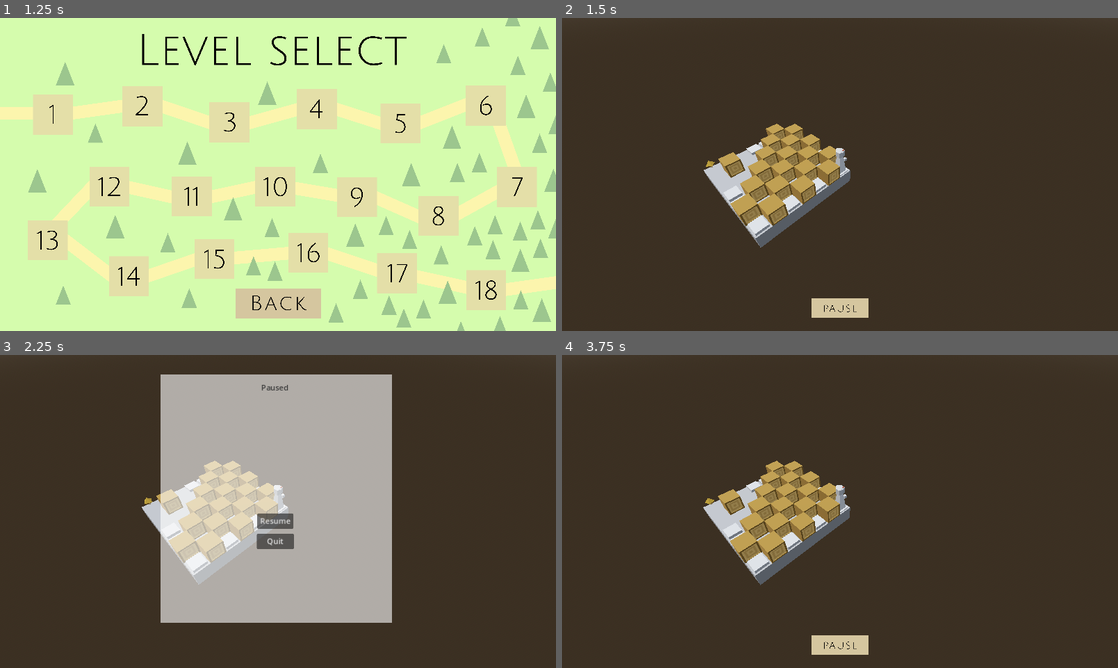
Above: before the commit, frames 1-4 (two rows, left to right).
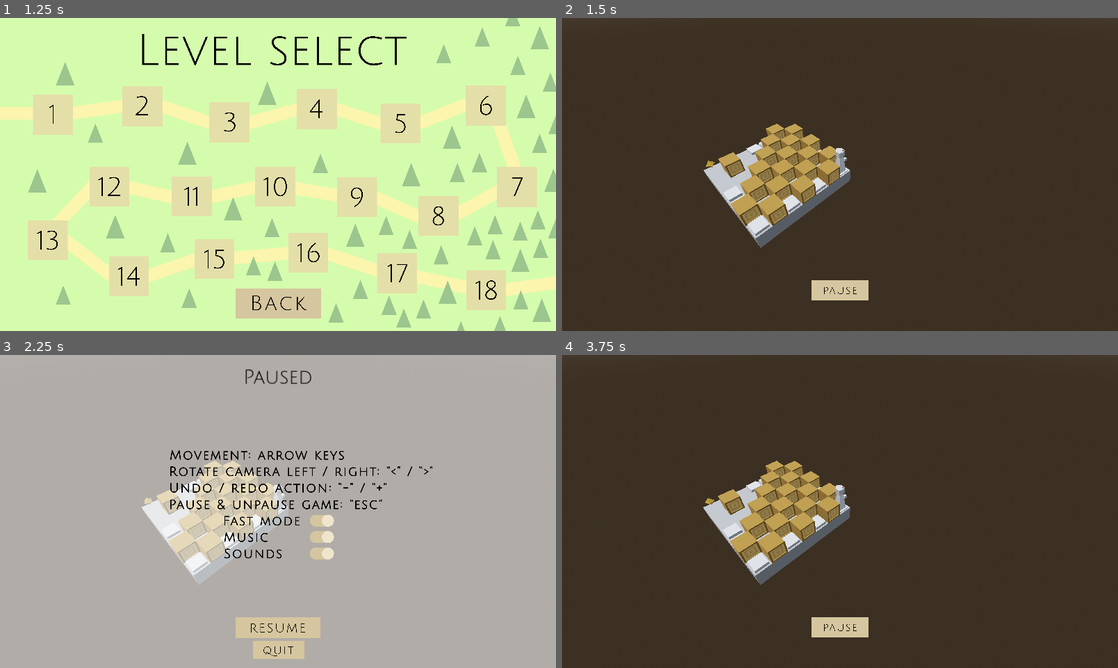
Above: after the commit, the same moments.

Repository: Jnight1104/Iso-Journey
Game: Godot game, scene res://Scenes/Main_menu.tscn
Two runs of this game, one before a commit and one after it. Both use one fixed random seed, a clock stepped at 60 frames per second and the inputs below. The project has no main scene, so this scene is started directly.
Inputs (mouse positions are in pixels of both pictures, inside the frame that each line leads up to; where the layout moved, square brackets give the same spot in the first picture):
- Up to frame 1 (1.25 s): click (278, 224) at 0.5 s
- Up to frame 2 (1.5 s): click (706, 105) at 1.25 s
- Up to frame 3 (2.25 s): click (278, 627) [278, 646] at 2 s
- Up to frame 4 (3.75 s): click (840, 627) [840, 520] at 2.75 s; tap Enter at 3.5 s; move the mouse to (962, 495) at 3.52 s; hold Right (ui_right) from 3.53 s (still down)

Frame 1 is identical in both runs. In frame 2, 1.2% of the frame differs, in the area x 44-56%, y 83-96%; in frame 3, 70%, in the area x 0-100%, y 0-100%; in frame 4, 1.2%.

Commit message:
Implemented pause menu UI

Diff:
--- a/Scenes/Pause_menu.tscn
+++ b/Scenes/Pause_menu.tscn
@@ -1,10 +1,78 @@
-[gd_scene load_steps=4 format=3 uid="uid://3rbwyri5ri08"]
+[gd_scene load_steps=27 format=3 uid="uid://3rbwyri5ri08"]
 
 [ext_resource type="Script" path="res://Scripts/pause_menu.gd" id="1_vwd16"]
 [ext_resource type="Texture2D" uid="uid://dyulioenpxa68" path="res://Assets/Pause button.png" id="2_n2cdv"]
+[ext_resource type="FontFile" uid="uid://cc6oei8kggppy" path="res://Assets/JuliusSansOne-Regular.ttf" id="2_quptw"]
+[ext_resource type="Texture2D" uid="uid://br0a56m3b1ss8" path="res://Assets/Resume button.png" id="3_hy5sn"]
+[ext_resource type="Texture2D" uid="uid://csvvwa3bf0hoy" path="res://Assets/Quit button2.png" id="4_tn3ls"]
+[ext_resource type="Texture2D" uid="uid://bmwgynvcgfejo" path="res://Assets/Movement_ arrow keys.png" id="6_nx0qj"]
+[ext_resource type="Texture2D" uid="uid://dts0bfl214g6x" path="res://Assets/Rotate camera.png" id="7_0wadd"]
+[ext_resource type="Texture2D" uid="uid://beb0giaj3hce2" path="res://Assets/Undo redo action.png" id="8_pwfmr"]
+[ext_resource type="Texture2D" uid="uid://b2nls1wxhgnf0" path="res://Assets/Pause & unpause game_ “esc”.png" id="9_am17u"]
+[ext_resource type="Texture2D" uid="uid://k8jhvu164xek" path="res://Assets/Fast mode.png" id="10_d01kx"]
+[ext_resource type="Texture2D" uid="uid://dp6dtdgi2ksxk" path="res://Assets/Music.png" id="11_c1bpb"]
+[ext_resource type="Texture2D" uid="uid://do7k4scqsits0" path="res://Assets/Sounds.png" id="12_en70w"]
+[ext_resource type="Texture2D" uid="uid://cvf4pam3m78cl" path="res://Assets/Toggle frame 1.png" id="13_lc8dp"]
+[ext_resource type="Texture2D" uid="uid://bg28bnf0m5qo3" path="res://Assets/Toggle frame 2.png" id="14_1nwty"]
+[ext_resource type="Texture2D" uid="uid://dj027erw072e8" path="res://Assets/Toggle frame 3.png" id="15_jq2f6"]
+[ext_resource type="Texture2D" uid="uid://cl5dg01lipnd3" path="res://Assets/Toggle frame 4.png" id="16_33any"]
+[ext_resource type="Texture2D" uid="uid://cq4wr8wjnjggd" path="res://Assets/Toggle frame 5.png" id="17_xfy2b"]
+[ext_resource type="Texture2D" uid="uid://qmmdsrnj0qqy" path="res://Assets/Toggle frame 6.png" id="18_l7vp5"]
+[ext_resource type="Texture2D" uid="uid://d31gfkbr0xjpi" path="res://Assets/Toggle frame 7.png" id="19_h8tja"]
+[ext_resource type="Texture2D" uid="uid://cnd1456jligw4" path="res://Assets/Toggle frame 8.png" id="20_140if"]
+[ext_resource type="Texture2D" uid="uid://rerphcqprglc" path="res://Assets/Toggle frame 9.png" id="21_pidh1"]
+[ext_resource type="Texture2D" uid="uid://cr8swxc48shre" path="res://Assets/Toggle frame 10.png" id="22_oq7y2"]
+[ext_resource type="Texture2D" uid="uid://4fq42ek4n2bu" path="res://Assets/Toggle frame 11.png" id="23_cw7jr"]
+[ext_resource type="Texture2D" uid="uid://cy6iun00wlmux" path="res://Assets/Toggle frame 12.png" id="24_fia6e"]
 
 [sub_resource type="LabelSettings" id="LabelSettings_ceda8"]
-font_color = Color(0.230315, 0.230315, 0.230315, 1)
+font = ExtResource("2_quptw")
+font_size = 40
+font_color = Color(0, 0, 0, 1)
+
+[sub_resource type="SpriteFrames" id="SpriteFrames_xten7"]
+animations = [{
+"frames": [{
+"duration": 1.0,
+"texture": ExtResource("13_lc8dp")
+}, {
+"duration": 1.0,
+"texture": ExtResource("14_1nwty")
+}, {
+"duration": 1.0,
+"texture": ExtResource("15_jq2f6")
+}, {
+"duration": 1.0,
+"texture": ExtResource("16_33any")
+}, {
+"duration": 1.0,
+"texture": ExtResource("17_xfy2b")
+}, {
+"duration": 1.0,
+"texture": ExtResource("18_l7vp5")
+}, {
+"duration": 1.0,
+"texture": ExtResource("19_h8tja")
+}, {
+"duration": 1.0,
+"texture": ExtResource("20_140if")
+}, {
+"duration": 1.0,
+"texture": ExtResource("21_pidh1")
+}, {
+"duration": 1.0,
+"texture": ExtResource("22_oq7y2")
+}, {
+"duration": 1.0,
+"texture": ExtResource("23_cw7jr")
+}, {
+"duration": 1.0,
+"texture": ExtResource("24_fia6e")
+}],
+"loop": false,
+"name": &"default",
+"speed": 45.0
+}]
 
 [node name="Control" type="Control"]
 layout_mode = 3
@@ -18,50 +86,116 @@
 [node name="ColorRect" type="ColorRect" parent="."]
 visible = false
 layout_mode = 0
-offset_left = 332.0
-offset_top = 40.0
-offset_right = 812.0
-offset_bottom = 555.0
+offset_right = 1152.0
+offset_bottom = 648.0
 color = Color(1, 1, 1, 0.6)
 
 [node name="Label" type="Label" parent="."]
 visible = false
 layout_mode = 0
-offset_left = 541.0
-offset_top = 56.0
-offset_right = 610.0
-offset_bottom = 79.0
+offset_left = 504.0
+offset_top = 24.0
+offset_right = 648.0
+offset_bottom = 69.0
 text = "Paused"
 label_settings = SubResource("LabelSettings_ceda8")
+horizontal_alignment = 1
+vertical_alignment = 1
 
 [node name="Resume" type="Button" parent="."]
 visible = false
 layout_mode = 0
-offset_left = 533.0
-offset_top = 328.0
-offset_right = 608.0
-offset_bottom = 359.0
-text = "Resume"
+offset_left = 488.0
+offset_top = 542.0
+offset_right = 1748.0
+offset_bottom = 858.0
+scale = Vector2(0.14, 0.14)
+icon = ExtResource("3_hy5sn")
+flat = true
 
 [node name="Quit" type="Button" parent="."]
 visible = false
 layout_mode = 0
-offset_left = 532.0
-offset_top = 370.0
-offset_right = 609.0
-offset_bottom = 401.0
-text = "Quit"
+offset_left = 522.5
+offset_top = 592.0
+offset_right = 1418.5
+offset_bottom = 908.0
+scale = Vector2(0.12, 0.12)
+icon = ExtResource("4_tn3ls")
+flat = true
 
 [node name="Pause" type="Button" parent="."]
 layout_mode = 0
 offset_left = 516.8
-offset_top = 580.0
+offset_top = 543.0
 offset_right = 1700.8
-offset_bottom = 996.0
+offset_bottom = 959.0
 scale = Vector2(0.1, 0.1)
 icon = ExtResource("2_n2cdv")
 flat = true
 
+[node name="Text" type="Node2D" parent="."]
+visible = false
+
+[node name="Movement" type="Sprite2D" parent="Text"]
+position = Vector2(532.5, 207)
+scale = Vector2(0.325397, 0.325397)
+texture = ExtResource("6_nx0qj")
+
+[node name="Camera_rotate" type="Sprite2D" parent="Text"]
+position = Vector2(624, 241)
+scale = Vector2(0.325, 0.325)
+texture = ExtResource("7_0wadd")
+
+[node name="Undo_redo" type="Sprite2D" parent="Text"]
+position = Vector2(576.5, 275)
+scale = Vector2(0.325, 0.325)
+texture = ExtResource("8_pwfmr")
+
+[node name="Pause_unpause" type="Sprite2D" parent="Text"]
+position = Vector2(572, 309)
+scale = Vector2(0.325, 0.325)
+texture = ExtResource("9_am17u")
+
+[node name="Fast_mode" type="Sprite2D" parent="Text"]
+position = Vector2(542.5, 343)
+scale = Vector2(0.325, 0.325)
+texture = ExtResource("10_d01kx")
+
+[node name="Music" type="Sprite2D" parent="Text"]
+position = Vector2(509, 377)
+scale = Vector2(0.325, 0.325)
+texture = ExtResource("11_c1bpb")
+
+[node name="Sounds" type="Sprite2D" parent="Text"]
+position = Vector2(523.5, 411)
+scale = Vector2(0.325, 0.325)
+texture = ExtResource("12_en70w")
+
+[node name="Toggle" type="AnimatedSprite2D" parent="."]
+visible = false
+position = Vector2(667, 343)
+scale = Vector2(0.13, 0.13)
+sprite_frames = SubResource("SpriteFrames_xten7")
+
+[node name="Toggle2" type="AnimatedSprite2D" parent="."]
+visible = false
+position = Vector2(667, 377)
+scale = Vector2(0.13, 0.13)
+sprite_frames = SubResource("SpriteFrames_xten7")
+
+[node name="Toggle3" type="AnimatedSprite2D" parent="."]
+visible = false
+position = Vector2(667, 411)
+scale = Vector2(0.13, 0.13)
+sprite_frames = SubResource("SpriteFrames_xten7")
+
 [connection signal="button_up" from="Resume" to="." method="_resume_button_pressed"]
+[connection signal="mouse_entered" from="Resume" to="." method="_resume_mouse_entered"]
+[connection signal="mouse_exited" from="Resume" to="." method="_resume_mouse_exited"]
 [connection signal="button_up" from="Quit" to="." method="_quit_button_pressed"]
+[connection signal="mouse_entered" from="Quit" to="." method="_quit_mouse_entered"]
+[connection signal="mouse_exited" from="Quit" to="." method="_quit_mouse_exited"]
 [connection signal="button_up" from="Pause" to="." method="_pause_button_pressed"]
+[connection signal="mouse_entered" from="Pause" to="." method="_pause_mouse_entered"]
+[connection signal="mouse_exited" from="Pause" to="." method="_pause_mouse_exited"]
--- a/Scenes/Win_collectible.tscn
+++ b/Scenes/Win_collectible.tscn
@@ -56,7 +56,7 @@
 transform = Transform3D(1, 0, 0, 0, 1, 0, 0, 0, 1, 0, 0.05, 0)
 shape = SubResource("BoxShape3D_fno27")
 
-[node name="Cube" type="MeshInstance3D" parent="."]
+[node name="Mesh" type="MeshInstance3D" parent="."]
 transform = Transform3D(15, 0, 0, 0, -6.55671e-07, 15, 0, -15, -6.55671e-07, 0, 0.047139, 0)
 material_override = SubResource("StandardMaterial3D_3ku3s")
 mesh = SubResource("ArrayMesh_hv685")
--- a/Scripts/camera.gd
+++ b/Scripts/camera.gd
@@ -10,6 +10,7 @@
 var camera_offset_z : float = 0.0
 var camera_offset : Vector3 = Vector3(0, 0, 0)
 var target_rotation : float = 0.0
+
 
 # Called when the node enters the scene tree for the first time.
 func _ready():
--- a/Scripts/pause_menu.gd
+++ b/Scripts/pause_menu.gd
@@ -1,6 +1,9 @@
 extends Control
 
 @onready var global = get_node("/root/Global")
+const TRANSPARENT : Color = Color(1, 1, 1, 1)
+const DARKENED : Color = Color(0.9, 0.9, 0.9, 1)
+
 
 # Called when the node enters the scene tree for the first time.
 func _ready():
@@ -21,6 +24,14 @@
 	pause()
 
 
+func _pause_mouse_entered():
+	$Pause.set_modulate(DARKENED)
+
+
+func _pause_mouse_exited():
+	$Pause.set_modulate(TRANSPARENT)
+
+
 # Function for pausing the game
 func pause():
 	global.paused = true
@@ -29,7 +40,10 @@
 	$Label.show()
 	$Resume.show()
 	$Quit.show()
-
+	$Text.show()
+	$Toggle.show()
+	$Toggle2.show()
+	$Toggle3.show()
 
 # Function for resuming the game
 func resume():
@@ -38,6 +52,10 @@
 	$Quit.hide()
 	$Label.hide()
 	$ColorRect.hide()
+	$Text.hide()
+	$Toggle.hide()
+	$Toggle2.hide()
+	$Toggle3.hide()
 	$Pause.show()
 
 
@@ -53,3 +71,19 @@
 
 func _win():
 	self.hide()
+
+
+func _resume_mouse_entered():
+	$Resume.set_modulate(DARKENED)
+
+
+func _resume_mouse_exited():
+	$Resume.set_modulate(TRANSPARENT)
+
+
+func _quit_mouse_entered():
+	$Quit.set_modulate(DARKENED)
+
+
+func _quit_mouse_exited():
+	$Quit.set_modulate(TRANSPARENT)
--- a/Scripts/player.gd
+++ b/Scripts/player.gd
@@ -42,7 +42,7 @@
 var hand_y_pos_offset: float = 0.0
 var time_variation: float = 0.0
 signal push
-#signal action
+
 
 # Called when the node enters the scene tree for the first time.
 func _ready():
@@ -161,6 +161,7 @@
 		moving = false
 
 
+# Triggers game end effects upon winning
 func _win():
 	game_finished = true
 	action_queue = []
--- a/Scripts/pressure_plate.gd
+++ b/Scripts/pressure_plate.gd
@@ -3,6 +3,7 @@
 @onready var global = get_node("/root/Global")
 signal press_signal
 signal release_signal
+
 
 # Called when the node enters the scene tree for the first time.
 func _ready():
--- a/Scripts/win_collectible.gd
+++ b/Scripts/win_collectible.gd
@@ -1,6 +1,6 @@
 extends Area3D
 
-@onready var appearance: Node = $Cube
+@onready var appearance: Node = $Mesh
 const TRANSPARENT_COLOUR: Color = Color(1, 0.788, 0.226, 0.53)
 const OPAQUE_COLOUR: Color = Color(1, 0.788, 0.226, 1)
 const SPIN_SPEED: float = 0.5
